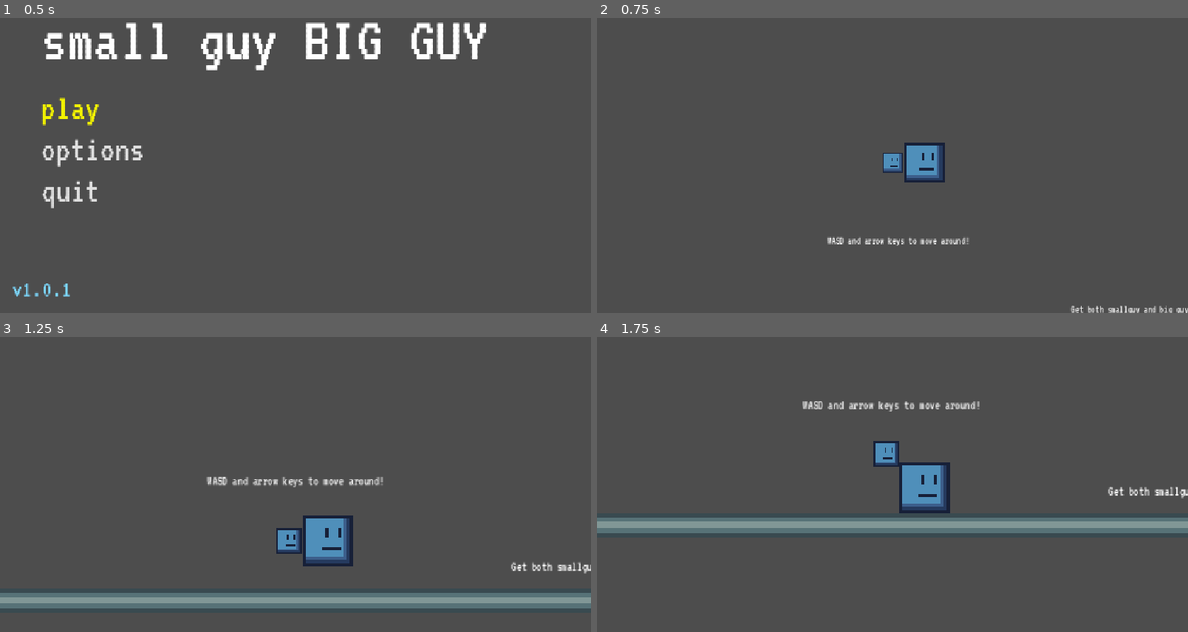
Above: before the commit, frames 1-4 (two rows, left to right).
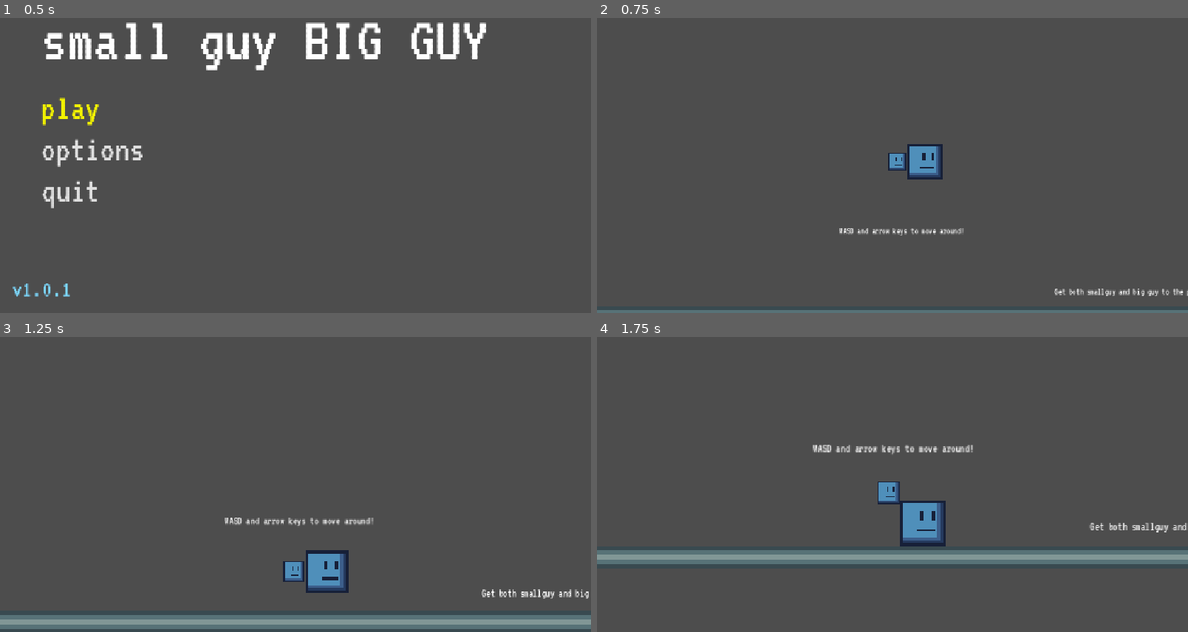
Above: after the commit, the same moments.

Repository: itstntcraft123/small-guy-big-guy
Game: Godot game, scene res://scenes/main_menu.tscn
The game is run twice, just before and just after one commit, with the same random seed, the same clock (stepped at 60 frames per second) and the same inputs.
Inputs (mouse positions are in pixels of both pictures, inside the frame that each line leads up to):
- Up to frame 1 (0.5 s): no input
- Up to frame 2 (0.75 s): click "play" at 0.5 s
- Up to frame 3 (1.25 s): no input
- Up to frame 4 (1.75 s): tap Enter at 1.25 s; move the mouse to (1022, 449) at 1.27 s; hold D (small_right) from 1.28 s (still down); tap Alt at 1.35 s; click (1022, 449) at 1.42 s; tap W (small_jump) at 1.52 s

Frame 1 is identical in both runs. In frame 2, 2.6% of the frame differs, in the area x 0-100%, y 42-100%; in frame 3, 14%, in the area x 0-100%, y 47-99%; in frame 4, 14%.

Commit message:
increase camera smoothing and update README

Diff:
--- a/scenes/game.tscn
+++ b/scenes/game.tscn
@@ -34,7 +34,7 @@
 [node name="Camera2D" type="Camera2D" parent="." unique_id=882835880 groups=["save"]]
 process_callback = 0
 position_smoothing_enabled = true
-position_smoothing_speed = 3.0
+position_smoothing_speed = 1.0
 script = ExtResource("5_p57ef")
 
 [node name="CanvasLayer" type="CanvasLayer" parent="." unique_id=371086613]
--- a/scripts/camera.gd
+++ b/scripts/camera.gd
@@ -2,7 +2,7 @@
 
 @export var zoom_smoothing_enabled := true
 @export var margin := Vector2(500, 400)
-@export var zoom_smooth_speed := 3.0
+@export var zoom_smooth_speed := 1.0
 @export var min_zoom := 0.5
 @export var max_zoom := 10.0
 
